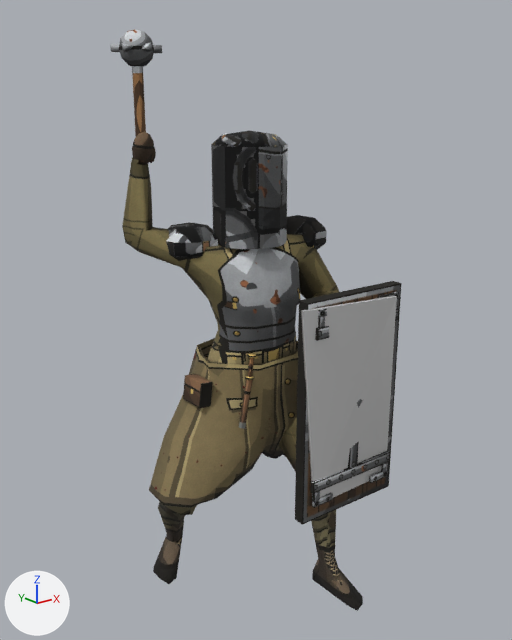
Before and after pictures for a commit that changed the glTF model client/assets/units/shield.glb.
Rendered twice from a 50 mm lens placed at (-0.91, -1.177, 1.078), pointed at (-0.012, -0.054, 0.629). Every picture has the same lights, and +X, +Y and +Z are marked at lower left. The older version comes first. Vertices at exactly the same position are counted once.

The first picture shows 'Accent', 'Body', 'Coat', 'Helmet', 'Hip', 'Shield', 'Weapon'.
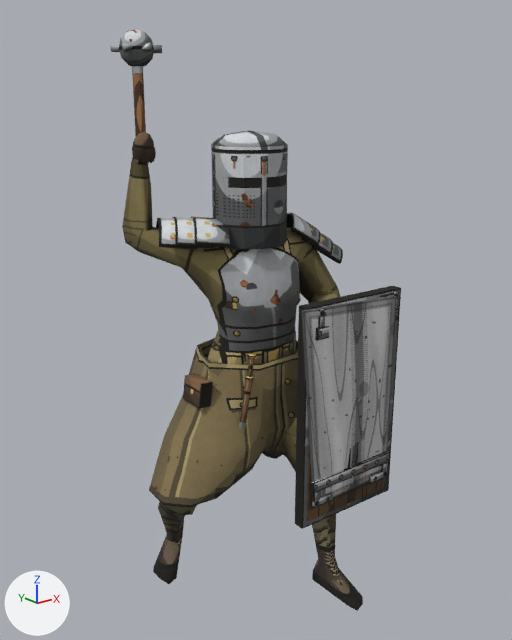
Boxes (x1, y1, x2, y2) around the edits, measured in the pictures (512 x 640 px):
'Accent', recoloured, surface changed (darker): (301, 296, 397, 497) in both
'Helmet', reshaped (16% wider): before (166, 131, 327, 261); after (156, 131, 343, 264)
'Shield', reshaped: before (295, 281, 401, 525); after (295, 286, 401, 529)
part 1 of me_helmet, rebuilt: before (166, 222, 218, 261); after (172, 217, 214, 249)
part 2 of me_helmet, rebuilt: before (287, 215, 327, 250); after (302, 233, 333, 255)
part 3 of me_helmet, added: after (287, 212, 320, 245)
part 4 of me_helmet, added: after (191, 216, 230, 248)
part 5 of me_helmet, added: after (312, 243, 343, 264)
part 6 of me_helmet, added: after (156, 218, 198, 250)
part 7 of me_helmet, surface changed (black to grey): (211, 131, 288, 249) in both

Edits to the bpy script that builds the scene:
```text
Add img_shield_accent:
    img_shield_accent = load_image('shield-Accent', '_unpacked/shield-Accent', 512, 512, 'sRGB')
Add mat_shieldaccent:
    mat_shieldaccent = bpy.data.materials.new('shieldAccent')
    # uses the picture img_shield_accent
Change me_helmet:
    used by ob_helmet; location = (0.0, 0.0, 0.0)
    remove me_helmet.from_pydata(...)  # 118 vertices, 244 faces; spans x -0.179..0.184, y -0.098..0.096, z 0.75..1.016
    add me_helmet.from_pydata(...)  # 246 vertices, 484 faces; spans x -0.215..0.206, y -0.129..0.116, z 0.738..1.016
    me_helmet part 1: the loose piece of 34 vertices spanning x -0.179..-0.055, y -0.029..0.096, z 0.75..0.836 is rebuilt with 28 vertices and now spans x -0.188..-0.054, y -0.061..0.102, z 0.797..0.851
    me_helmet part 2: the loose piece of 34 vertices spanning x 0.059..0.184, y -0.097..0.029, z 0.75..0.836 is rebuilt with 28 vertices and now spans x 0.079..0.184, y -0.124..0.0, z 0.758..0.825
    me_helmet part 3: a new loose piece of 42 vertices spanning x 0.056..0.158, y -0.114..0.012, z 0.781..0.845, in mat_shieldhelmet (picture img_shield_helmet)
    me_helmet part 4: a new loose piece of 42 vertices spanning x -0.156..-0.026, y -0.077..0.086, z 0.798..0.85, in mat_shieldhelmet (picture img_shield_helmet)
    me_helmet part 5: a new loose piece of 28 vertices spanning x 0.101..0.206, y -0.129..-0.011, z 0.738..0.806, in mat_shieldhelmet (picture img_shield_helmet)
    me_helmet part 6: a new loose piece of 28 vertices spanning x -0.215..-0.083, y -0.045..0.116, z 0.796..0.85, in mat_shieldhelmet (picture img_shield_helmet)
    me_helmet part 7: 116 kept faces spanning x -0.08..0.071, y -0.098..0.052, z 0.791..1.016 get new texture (UV) coordinates
Change me_shield:
    used by ob_shield; location = (0.0, 0.0, 0.0)
    remove me_shield.from_pydata(...)  # 142 vertices, 228 faces; spans x -0.025..0.236, y -0.254..-0.201, z 0.224..0.706
    add me_shield.from_pydata(...)  # 142 vertices, 228 faces; spans x -0.025..0.236, y -0.254..-0.201, z 0.213..0.696
    me_shield part 8: the loose piece of 8 vertices spanning x -0.025..0.236, y -0.235..-0.201, z 0.224..0.706 is moved by (0.0, 0.0, -0.01)
Change me_accent:
    where me_accent.from_pydata(...)  # 8 vertices, 12 faces; spans x -0.039..0.225, y -0.27..-0.223, z 0.261..0.694
    used by ob_accent; location = (0.0, 0.0, 0.0)
    remove me_accent.materials.append(mat_accent)
    me_accent part 9: texture (UV) coordinates changed
    add me_accent.materials.append(mat_shieldaccent)
```
